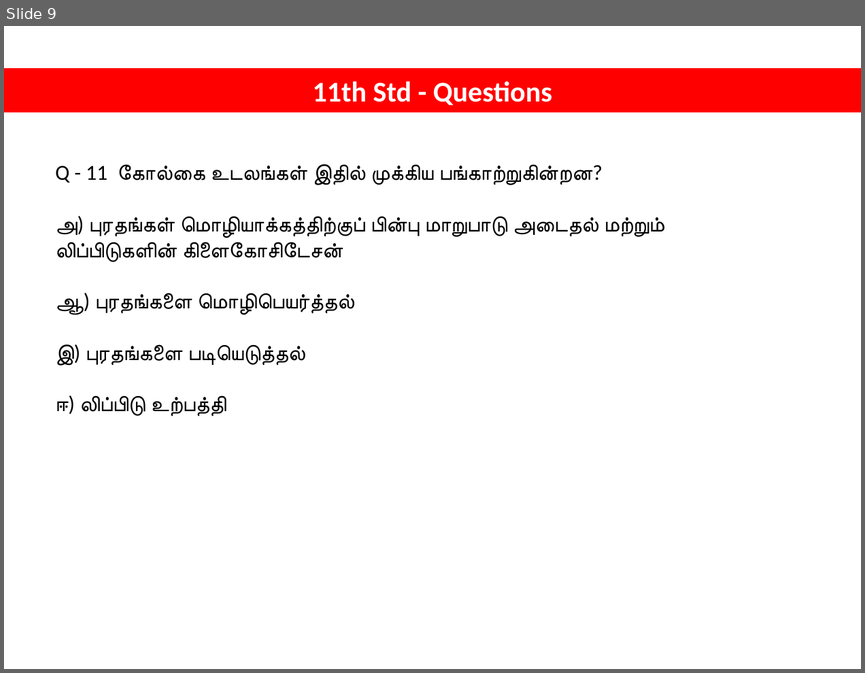
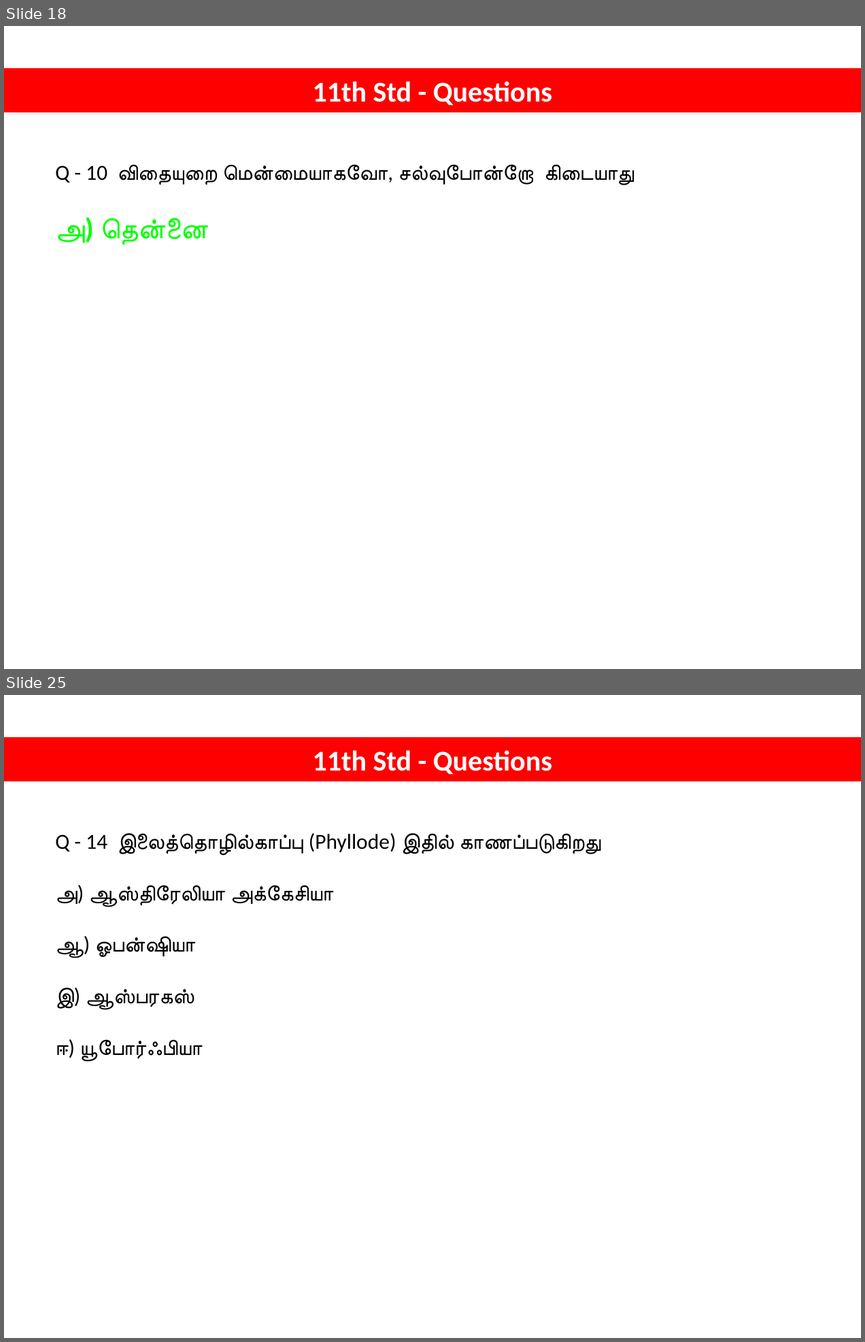
Before and after one commit to tvmani/tvmani.github.io, a slide deck: tamil_biology/NEET_BIOLOGY_001.pptx. Shown one above the other, each under a label of ours: slide 9 before the commit, slides 18 and 25 after it; the slides between them are not shown. The pictures are 865x673 and 865x1342 pixels, drawn with LibreOffice and Linux fonts; fonts in the diff are those of the drawing. Boxes give left, top, right and bottom in pixels: in the first picture for what was removed or moved away, otherwise in the second. Text is boxed around its words. In the diff, an @@ line names an element or a change of style, - is before the commit and + after.

```diff
--- a/tamil_biology/NEET_BIOLOGY_001.pptx
+++ b/tamil_biology/NEET_BIOLOGY_001.pptx
@@ slide 25 added at <box>4,695,861,1338</box>, background #FFFFFF @@
@@ rectangle added at <box>4,738,861,781</box>, fill #FF0000, outline #FF0000 0.75 pt, 24 pt, text #FFFFFF, bold @@
+11th Std - Questions
@@ text added at <box>55,833,600,1061</box>, 18 pt, text #000000 @@
+Q - 14 இலைத்தொழில்காப்பு (Phyllode) இதில் காணப்படுகிறது
+அ) ஆஸ்திரேலியா அக்கேசியா
+ஆ) ஓபன்ஷியா
+இ) ஆஸ்பரகஸ்
+ஈ) யூபோர்ஃபியா
@@ what was slide 9 is now slide 18 @@
@@ slide 18 changed as well @@
@@ text at <box>55,164,634,245</box>: text changed @@
-Q - 11 கோல்கை உடலங்கள் இதில் முக்கிய பங்காற்றுகின்றன?
-அ) புரதங்கள் மொழியாக்கத்திற்குப் பின்பு மாறுபாடு அடைதல் மற்றும் லிப்பிடுகளின் கிளைகோசிடேசன்
-ஆ) புரதங்களை மொழிபெயர்த்தல்
-இ) புரதங்களை படியெடுத்தல்
-ஈ) லிப்பிடு உற்பத்தி
+Q - 10 விதையுறை மென்மையாகவோ, சல்வுபோன்றோ கிடையாது
+அ) தென்னை
```
Also in this commit, not shown: 9 other slides changed, 17 other slides added, 4 other files.
